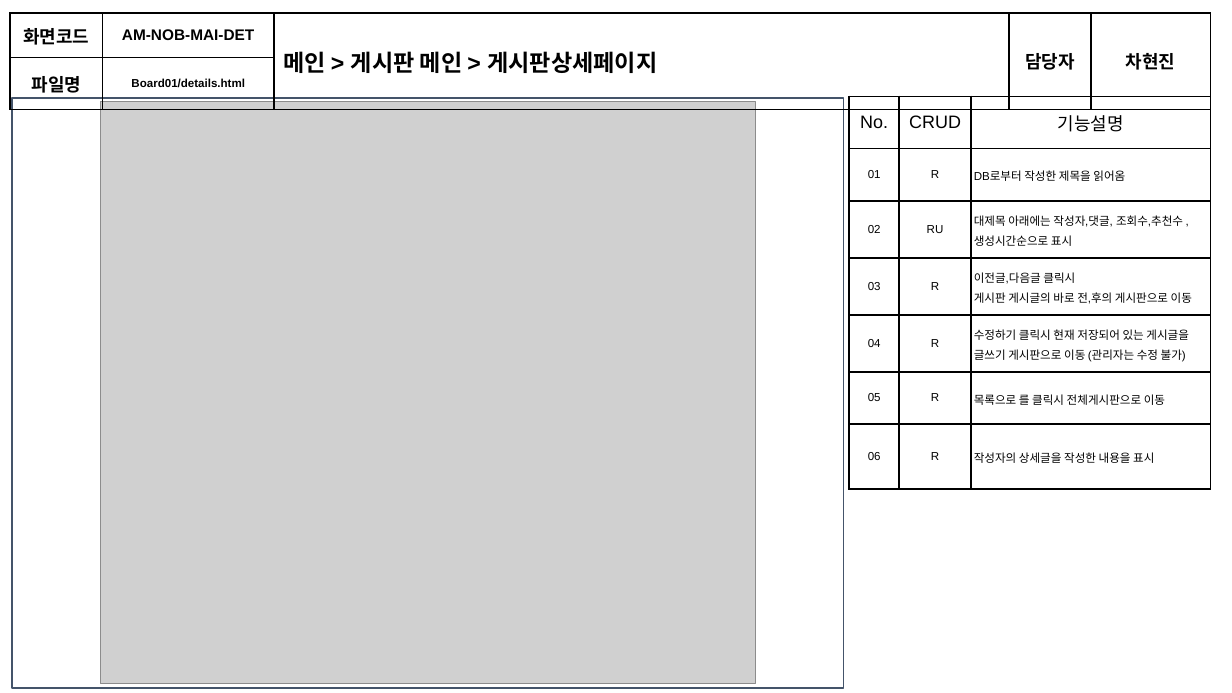
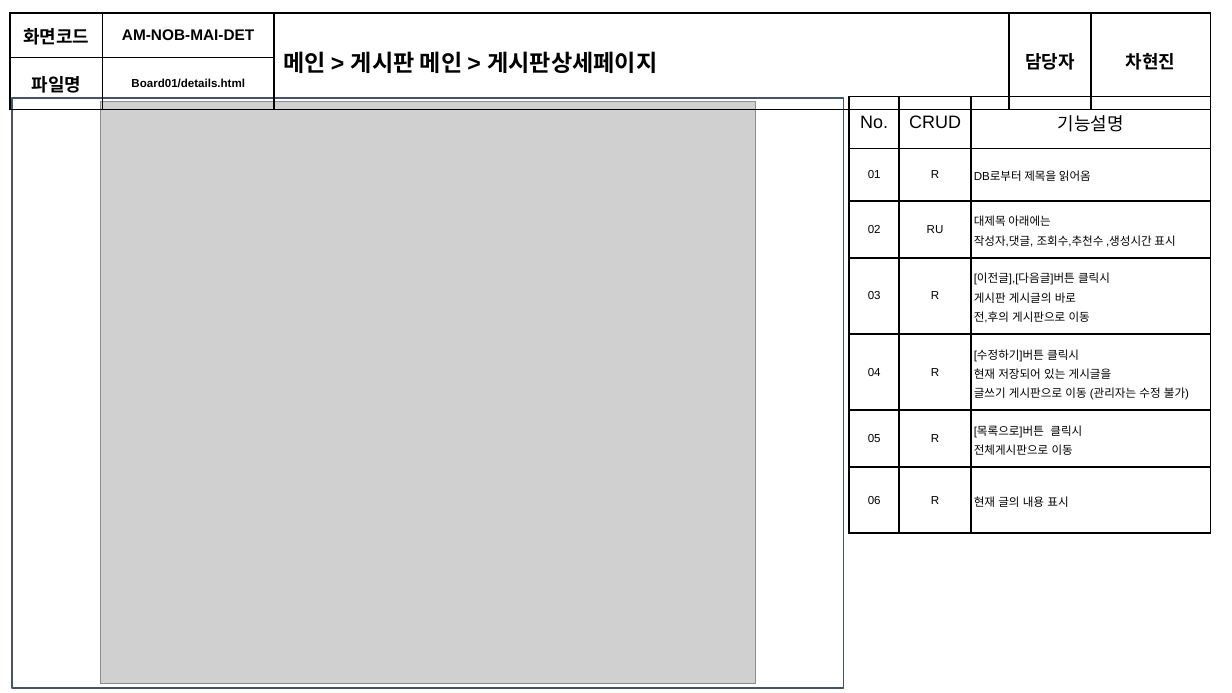
Before and after one commit to soulluna/-6th-_cosmo_1th_group, a slide deck: slide 55 of 작업완료포트폴리오/4. 화면설계서/[6기]1조_화면설계서_V1.5.pptx (slide 56 before the commit). Drawn at 1232x693 pixels with LibreOffice and Linux fonts; fonts in the diff are those of the drawing; grey boxes stand for pictures. Boxes give left, top, right and bottom in pixels: in the first picture for what was removed or moved away, otherwise in the second. Text is boxed around its words. In the diff, an @@ line names an element or a change of style, - is before the commit and + after.

```diff
--- a/작업완료포트폴리오/4. 화면설계서/[6기]1조_화면설계서_V1.5.pptx
+++ b/작업완료포트폴리오/4. 화면설계서/[6기]1조_화면설계서_V1.5.pptx
@@ table: place and size @@
-table at (10,13,1211,316)
+table at (10,13,1211,97)
@@ table at (849,97,1211,511) @@
-row 2, column 3: DB로부터 작성한 제목을 읽어옴
+row 2, column 3: DB로부터 제목을 읽어옴
-row 3, column 3: 대제목 아래에는 작성자,댓글, 조회수,추천수 ,생성시간순으로 표시
+row 3, column 3: 대제목 아래에는 / 작성자,댓글, 조회수,추천수 ,생성시간 표시
-row 4, column 3: 이전글,다음글 클릭시 / 게시판 게시글의 바로 전,후의 게시판으로 이동
+row 4, column 3: [이전글],[다음글]버튼 클릭시 / 게시판 게시글의 바로 / 전,후의 게시판으로 이동
-row 5, column 3: 수정하기 클릭시 현재 저장되어 있는 게시글을 / 글쓰기 게시판으로 이동 (관리자는 수정 불가)
+row 5, column 3: [수정하기]버튼 클릭시 / 현재 저장되어 있는 게시글을 / 글쓰기 게시판으로 이동 (관리자는 수정 불가)
-row 6, column 3: 목록으로 를 클릭시 전체게시판으로 이동
+row 6, column 3: [목록으로]버튼 클릭시 / 전체게시판으로 이동
-row 7, column 3: 작성자의 상세글을 작성한 내용을 표시
+row 7, column 3: 현재 글의 내용 표시
```
Also in this commit, not shown: 48 other slides changed, 1 slide removed, 31 other files.
